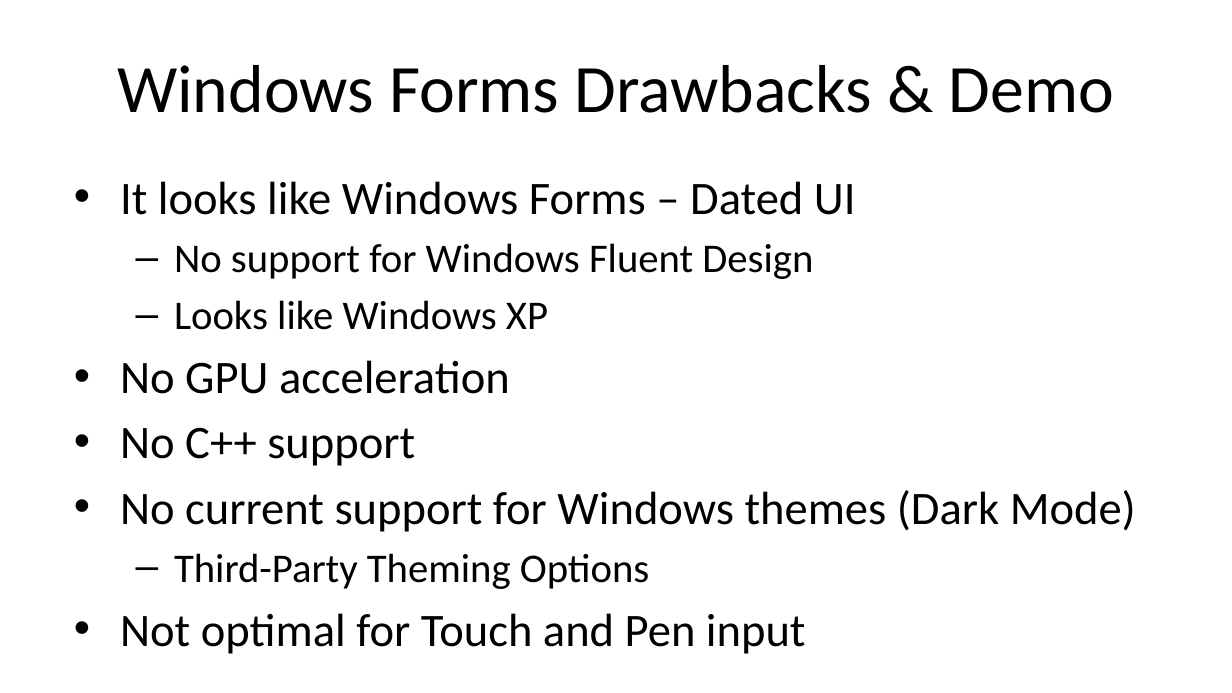
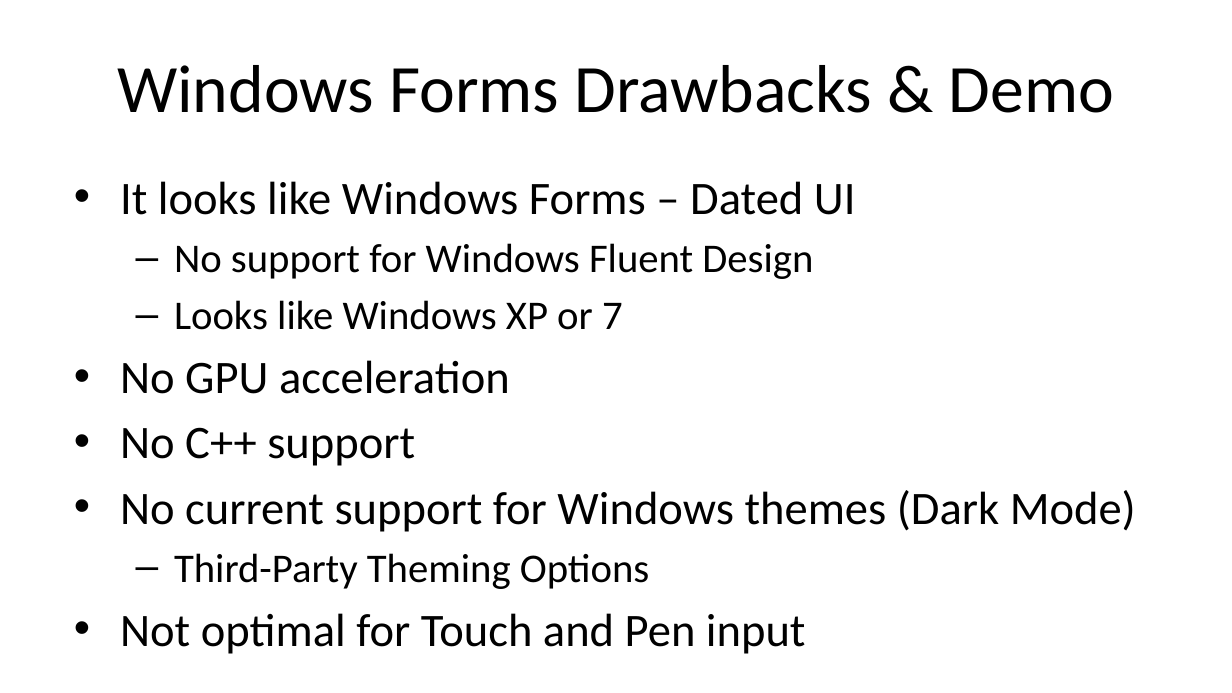
Before and after one commit to alvinashcraft/speaking, a slide deck: slide 8 of 2024/0430_VSLiveChicago/WindowsDev/VSLCH24_Building a Native App for Windows_AlvinAshcraft.pptx. Drawn at 1232x693 pixels with LibreOffice and Linux fonts; fonts in the diff are those of the drawing; background and template pictures are left out. Boxes give left, top, right and bottom in pixels: in the first picture for what was removed or moved away, otherwise in the second. Text is boxed around its words. In the diff, an @@ line names an element or a change of style, - is before the commit and + after.

```diff
--- a/2024/0430_VSLiveChicago/WindowsDev/VSLCH24_Building a Native App for Windows_AlvinAshcraft.pptx
+++ b/2024/0430_VSLiveChicago/WindowsDev/VSLCH24_Building a Native App for Windows_AlvinAshcraft.pptx
@@ text at [174, 300, 623, 330]: text changed @@
-  – Looks like Windows XP
+  – Looks like Windows XP or 7
```
Also in this commit, not shown: 5 other slides changed.
